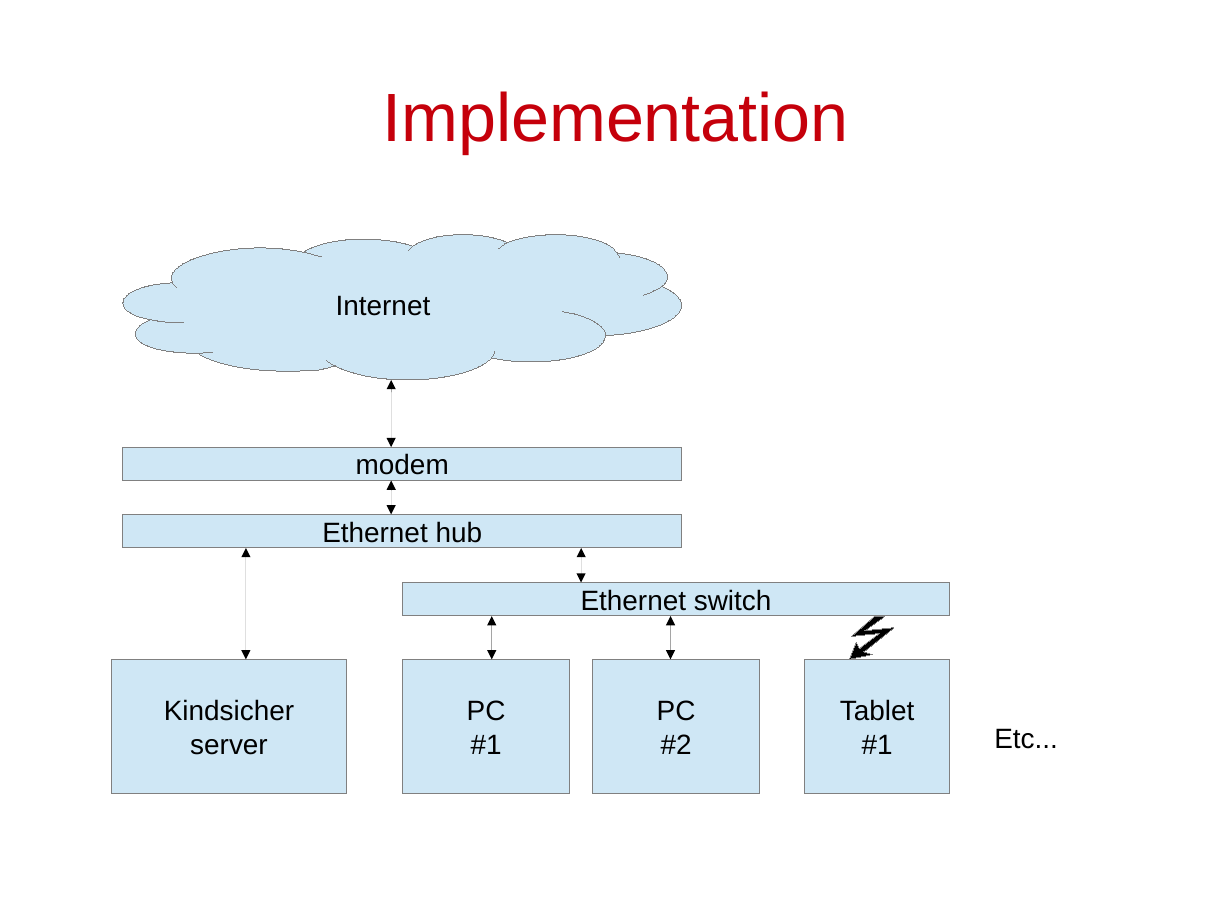
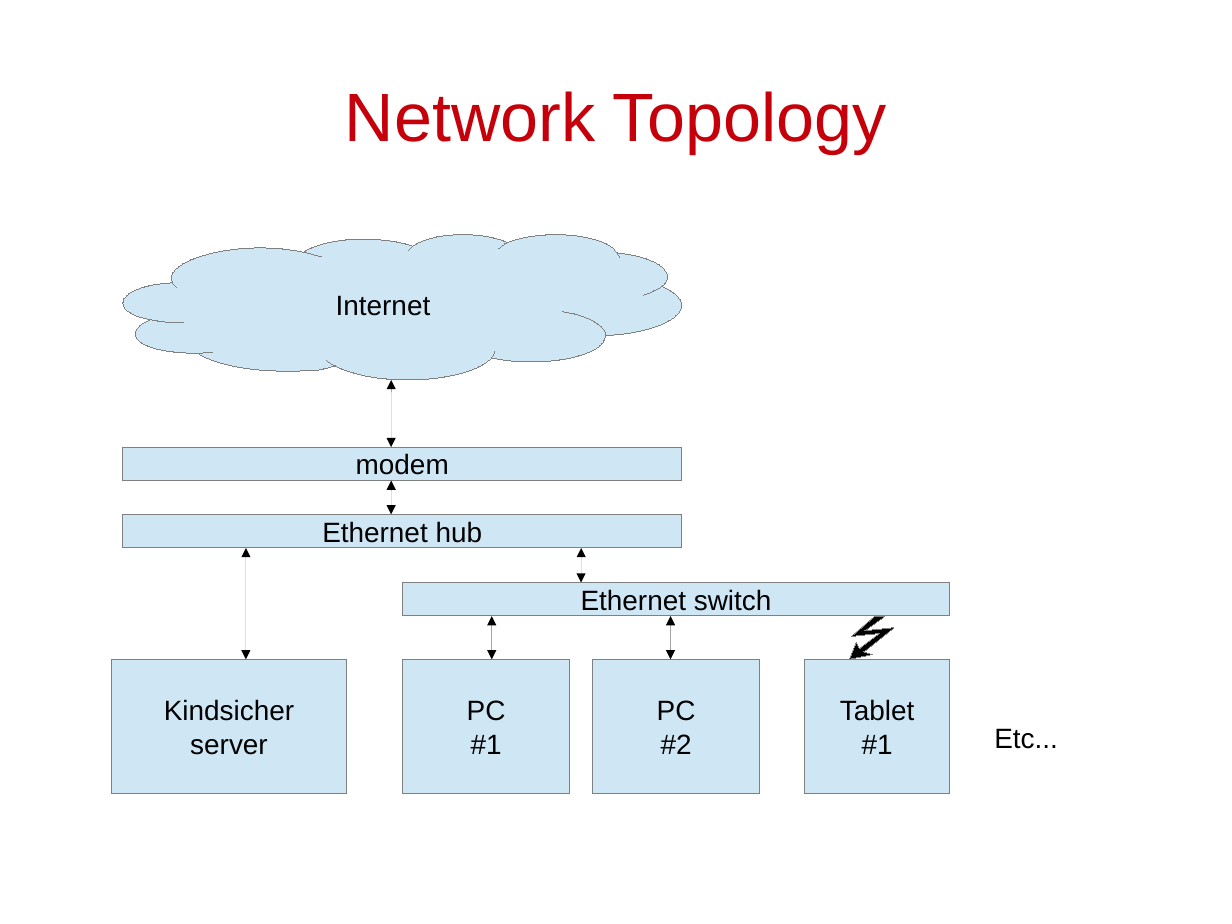
Before and after one commit to cschreiner/kindsicher, a slide deck: slide 12 of proj/presentation_dec09/combined.odp. Drawn at 1232x924 pixels with LibreOffice and Linux fonts; fonts in the diff are those of the drawing. Boxes give left, top, right and bottom in pixels: in the first picture for what was removed or moved away, otherwise in the second. Text is boxed around its words. In the diff, an @@ line names an element or a change of style, - is before the commit and + after.

```diff
--- a/proj/presentation_dec09/combined.odp
+++ b/proj/presentation_dec09/combined.odp
@@ title at (x1=345, y1=91, x2=886, y2=153): text changed @@
-Implementation
+Network Topology
```
Also in this commit, not shown: 1 other slide changed, 12 slides added.
